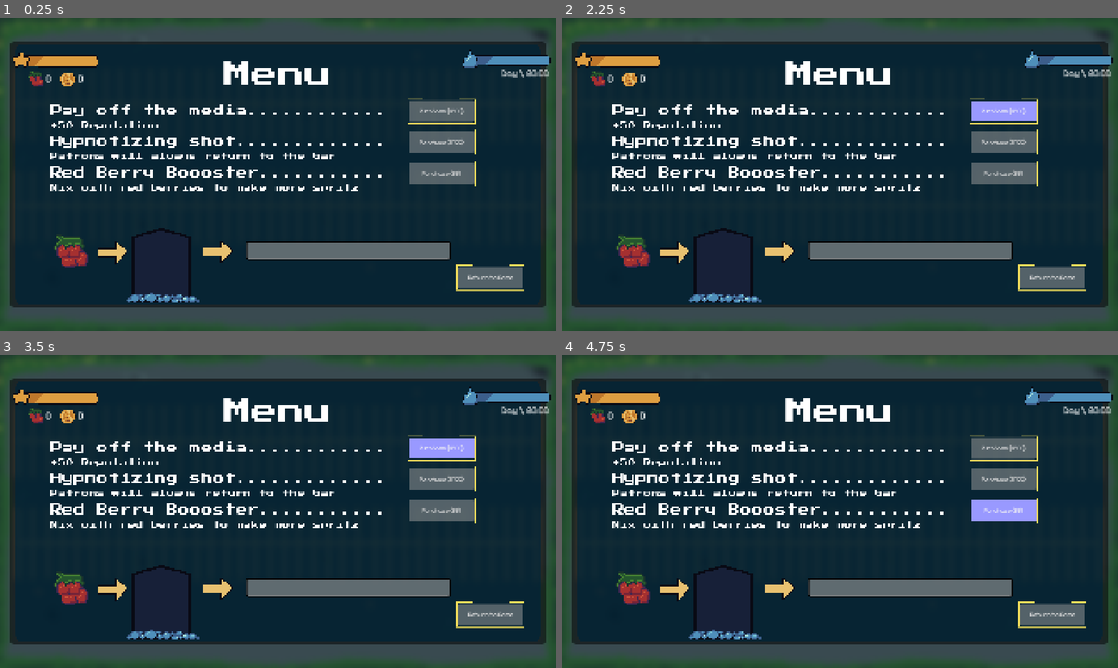
Above: before the commit, frames 1-4 (two rows, left to right).
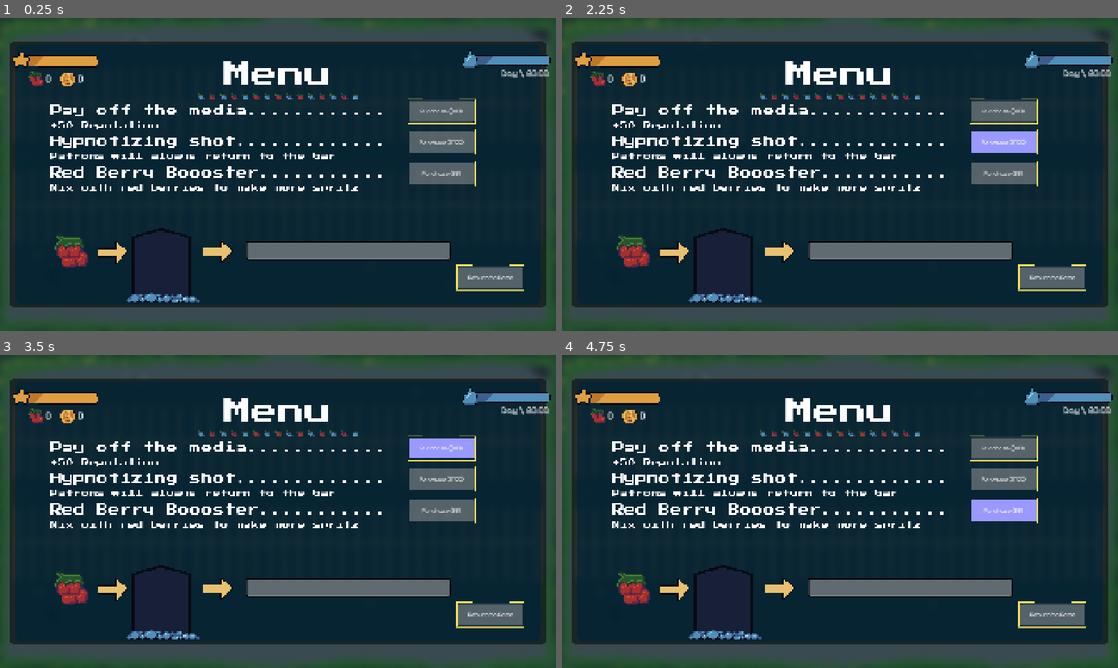
Above: after the commit, the same moments.

Repository: birbothedev/godot_wild_jam_92
Game: Godot game, scene res://scenes/buy_screen.tscn
Two runs of this game, one before a commit and one after it. Both use one fixed random seed, a clock stepped at 60 frames per second and the inputs below. This scene is started directly instead of the project's main scene. The engine's default icon, where the game draws it, is replaced by a stand-in: a white triangle on a blue panel in a dark square.
Inputs (mouse positions are in pixels of both pictures, inside the frame that each line leads up to):
- Up to frame 1 (0.25 s): no input
- Up to frame 2 (2.25 s): click (673, 252) at 0.5 s; click (778, 252) at 1.25 s; click "Purchase ($100)" at 2 s
- Up to frame 3 (3.5 s): click "Purchase ($100)" (after the commit: "Purchase ($40)") at 2.75 s
- Up to frame 4 (4.75 s): click "Purchase ($100)" at 3.5 s; click "Purchase ($3)" at 4.25 s

The runs differ from the first frame. In frame 1, 0.3% of the frame differs, in the area x 35-84%, y 24-31%; in frame 2, 1.8%, in the area x 35-86%, y 24-44%; in frame 3, 0.3%; in frame 4, 0.3%.

Commit message:
final pushes for real lol

Diff:
--- a/godot-wild-jam-92/project.godot
+++ b/godot-wild-jam-92/project.godot
@@ -74,7 +74,7 @@
 }
 escape={
 "deadzone": 0.2,
-"events": [Object(InputEventKey,"resource_local_to_scene":fa …(140 unchanged characters)… d":false,"keycode":0,"physical_keycode":4194305,"key_label":0,"unicode":0,"location":0,"echo":false,"script":null)
+"events": [Object(InputEventKey,"resource_local_to_scene":fa …(140 unchanged characters)… d":false,"keycode":0,"physical_keycode":80,"key_label":0,"unicode":112,"location":0,"echo":false,"script":null)
 ]
 }
 
@@ -85,6 +85,7 @@
 2d_physics/layer_3="bar"
 2d_physics/layer_5="cars"
 2d_physics/layer_6="billboard legs"
+2d_physics/layer_7="safe for counting"
 2d_physics/layer_8="juice"
 2d_physics/layer_10="berry"
 
--- a/godot-wild-jam-92/scenes/bar.tscn
+++ b/godot-wild-jam-92/scenes/bar.tscn
@@ -2,6 +2,9 @@
 
 [ext_resource type="Script" uid="uid://2bm2o453veir" path="res://scripts/bar.gd" id="1_bwlfd"]
 [ext_resource type="Texture2D" uid="uid://dt833gjn7b0nw" path="res://assets/bar.png" id="2_bwlfd"]
+
+[sub_resource type="RectangleShape2D" id="RectangleShape2D_x848m"]
+size = Vector2(414, 277)
 
 [sub_resource type="RectangleShape2D" id="RectangleShape2D_sugp2"]
 size = Vector2(329, 214)
@@ -14,6 +17,14 @@
 [node name="Bar" type="Area2D" unique_id=2136406632]
 collision_layer = 4
 script = ExtResource("1_bwlfd")
+
+[node name="Safe For Counting" type="Area2D" parent="." unique_id=1248531556]
+collision_layer = 64
+
+[node name="CollisionShape2D" type="CollisionShape2D" parent="Safe For Counting" unique_id=558738907]
+position = Vector2(1, 0.5)
+shape = SubResource("RectangleShape2D_x848m")
+debug_color = Color(0.9007989, 0.28445438, 0.337512, 0.41960785)
 
 [node name="Sprite2D" type="Sprite2D" parent="." unique_id=79616243]
 texture = ExtResource("2_bwlfd")
@@ -33,3 +44,4 @@
 shape = SubResource("RectangleShape2D_bwlfd")
 
 [connection signal="body_entered" from="." to="." method="_on_body_entered"]
+[connection signal="body_exited" from="Safe For Counting" to="." method="_on_safe_for_counting_body_exited"]
--- a/godot-wild-jam-92/scenes/buy_screen.tscn
+++ b/godot-wild-jam-92/scenes/buy_screen.tscn
@@ -105,7 +105,7 @@
 theme_override_styles/normal = SubResource("StyleBoxFlat_euwkd")
 theme_override_styles/pressed = SubResource("StyleBoxFlat_t1w6k")
 theme_override_styles/hover = SubResource("StyleBoxFlat_wmn13")
-text = "Purchase ($100)"
+text = "Purchase ($40)"
 
 [node name="Purchase Hypnotize" type="Button" parent="." unique_id=1524594668]
 offset_left = 1413.0
--- a/godot-wild-jam-92/scenes/main_game.tscn
+++ b/godot-wild-jam-92/scenes/main_game.tscn
@@ -673,7 +673,6 @@
 [node name="Berry Spawner" parent="." unique_id=1340468472 instance=ExtResource("9_ikqpi")]
 
 [node name="CanvasLayer" type="CanvasLayer" parent="." unique_id=1448312330]
-visible = false
 
 [node name="PauseMenu" parent="CanvasLayer" unique_id=39965167 instance=ExtResource("10_5luka")]
 offset_left = -1.0
@@ -715,10 +714,10 @@
 position = Vector2(2, -2)
 
 [node name="Marker2D" type="Marker2D" parent="Patron Spawn Points" unique_id=1341274562 groups=["patron_spawns"]]
-position = Vector2(762, 155)
+position = Vector2(789, 144)
 
 [node name="Marker2D3" type="Marker2D" parent="Patron Spawn Points" unique_id=1206490742 groups=["patron_spawns"]]
 position = Vector2(969, 255)
 
 [node name="Marker2D2" type="Marker2D" parent="Patron Spawn Points" unique_id=1588563884 groups=["patron_spawns"]]
-position = Vector2(1173, 216)
+position = Vector2(1149, 123)
--- a/godot-wild-jam-92/scenes/patron.tscn
+++ b/godot-wild-jam-92/scenes/patron.tscn
@@ -47,7 +47,7 @@
 size = Vector2(58, 78)
 
 [node name="Patron" type="CharacterBody2D" unique_id=860337880]
-collision_mask = 183
+collision_mask = 247
 script = ExtResource("1_2v2r5")
 
 [node name="AnimatedSprite2D" type="AnimatedSprite2D" parent="." unique_id=810181595]
--- a/godot-wild-jam-92/scenes/player.tscn
+++ b/godot-wild-jam-92/scenes/player.tscn
@@ -53,7 +53,6 @@
 shape = SubResource("RectangleShape2D_jyhfs")
 
 [node name="SQ Firing Position" type="Node2D" parent="." unique_id=1888904493]
-position = Vector2(55, 0)
 
 [node name="Sprite2D" type="AnimatedSprite2D" parent="." unique_id=735561004]
 scale = Vector2(0.84277344, 0.6616211)
--- a/godot-wild-jam-92/scripts/bar.gd
+++ b/godot-wild-jam-92/scripts/bar.gd
@@ -1,16 +1,14 @@
 extends Area2D
 
+var patron_safe_for_counting = false
 
-# Called when the node enters the scene tree for the first time.
-func _ready() -> void:
-	pass # Replace with function body.
-
-
-# Called every frame. 'delta' is the elapsed time since the previous frame.
-func _process(delta: float) -> void:
-	pass
-
+func mark_safe_for_counting(body):
+	body.patron_safe_for_counting = true
 
 func _on_body_entered(body: Node2D) -> void:
-	GameManager.change_bar_money_amount(1)
-	body.call_deferred("queue_free")
+	if body.patron_safe_for_counting == true:
+		GameManager.change_bar_money_amount(1)
+		body.call_deferred("queue_free")
+
+func _on_safe_for_counting_body_exited(body: Node2D) -> void:
+	mark_safe_for_counting(body)
--- a/godot-wild-jam-92/scripts/buy_screen.gd
+++ b/godot-wild-jam-92/scripts/buy_screen.gd
@@ -1,6 +1,6 @@
 extends Node2D
 
-var PLUS_REP_COST = 100
+var PLUS_REP_COST = 40
 var HYPNOTIZE_COST = 100
 var BERRY_BOOST_COST = 3
 var SPRITZ_AMMO_MULTIPLIER = 5
@@ -51,7 +51,7 @@
 	GameManager.hour = 20
 
 func _on_purchase_booster_pressed() -> void:
-	if booster_purchased_count <= 10 and GameManager.bar_money_value >= BERRY_BOOST_COST and booster_purchased_count < GameManager.player_berry_red_count:
+	if booster_purchased_count <= 10 and GameManager.bar_money_value >= BERRY_BOOST_COST and booster_purchased_count < GameManager.player_berry_red_count :
 		booster_purchased_count += 1
 		brewing_bar.value += 1
 		GameManager.change_bar_money_amount(BERRY_BOOST_COST * -1)
@@ -66,9 +66,6 @@
 func _on_brew_button_pressed() -> void:
 	var extra = booster_purchased_count - added_berry_count
 	total_brewed = ((added_berry_count + booster_purchased_count) - extra) * SPRITZ_AMMO_MULTIPLIER
-	print(added_berry_count)
-	print(booster_purchased_count)
-	print(extra)
 	print(total_brewed)
 	if !already_brewed and total_brewed > 0:
 		if booster_purchased_count != added_berry_count:
--- a/godot-wild-jam-92/scripts/game_manger.gd
+++ b/godot-wild-jam-92/scripts/game_manger.gd
@@ -62,14 +62,20 @@
 
 func change_bar_money_amount(amount):
 	bar_money_value += amount
+	if bar_money_value <= 0:
+		bar_money_value = 0
 	money_counter_label.text = str(bar_money_value)
 
 func change_player_blue_berry_count(amount):
 	player_berry_blue_count += amount
+	if player_berry_blue_count <= 0:
+		player_berry_blue_count = 0
 	blue_berry_count_label.text = str(player_berry_blue_count)
 
 func change_player_red_berry_count(amount):
 	player_berry_red_count += amount
+	if player_berry_red_count <= 0:
+		player_berry_red_count = 0
 	red_berry_count_label.text = str(player_berry_red_count)
 
 func go_to_buy_screen():
--- a/godot-wild-jam-92/scripts/patron.gd
+++ b/godot-wild-jam-92/scripts/patron.gd
@@ -10,6 +10,7 @@
 var is_hypnotized = false
 var bar
 var patron_sprite
+var patron_safe_for_counting = false
 
 func _ready():
 	player = $"../../Player"
--- a/godot-wild-jam-92/scripts/pause_menu.gd
+++ b/godot-wild-jam-92/scripts/pause_menu.gd
@@ -4,6 +4,7 @@
 	hide()
 
 func resume():
+	hide()
 	get_tree().paused = false
 	$AnimationPlayer.play_backwards("blur")
 
@@ -21,7 +22,6 @@
 
 func _on_resume_pressed() -> void:
 	resume()
-	hide()
 
 func _on_quit_pressed() -> void:
 	get_tree().paused = false
Binary file changed: godot-wild-jam-92/assets/buy screen.png
Binary file changed: godot-wild-jam-92/assets/credits screen.png
Binary file changed: godot-wild-jam-92/assets/end_game_screen.png
Binary file changed: godot-wild-jam-92/assets/main title screen.png
Binary file changed: godot-wild-jam-92/assets/welcome screen.png
